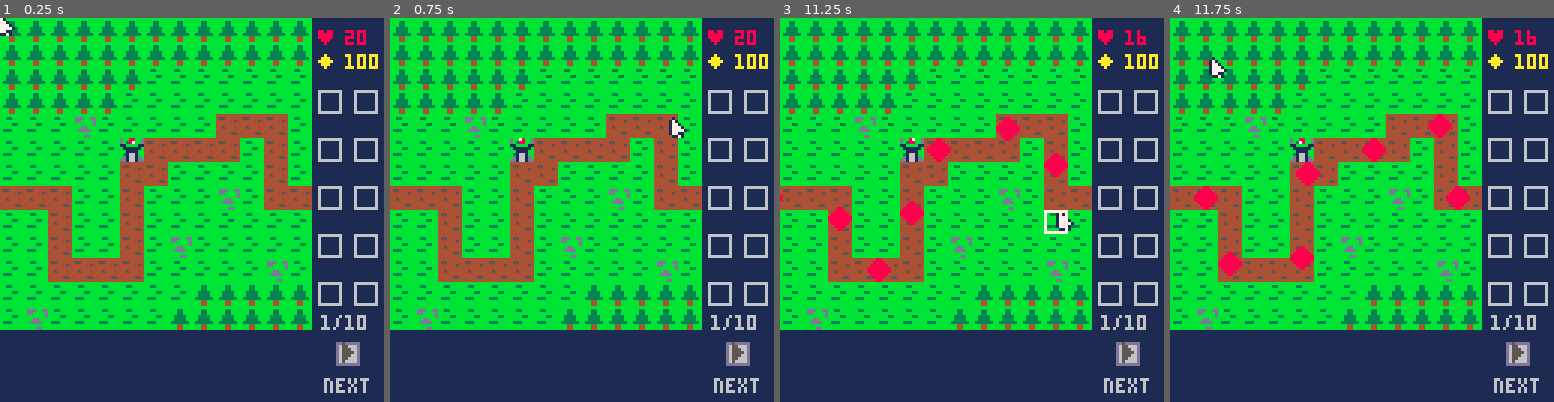
Above: before the commit, frames 1-4 (left to right).
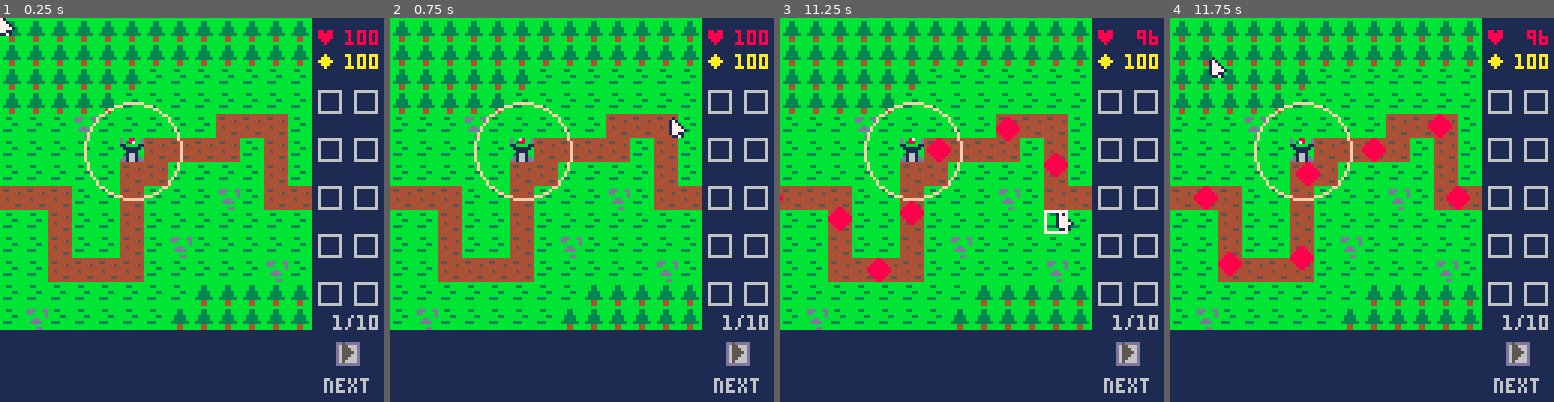
Above: after the commit, the same moments.

Repository: electricbrass/td-pico-8
Game: PICO-8 cartridge td.p8
Two runs of this game, one before a commit and one after it. Both use one fixed random seed, a clock stepped at 60 frames per second and the inputs below.
Inputs (mouse positions are in pixels of both pictures, inside the frame that each line leads up to):
- Up to frame 1 (0.25 s): no input
- Up to frame 2 (0.75 s): click (670, 121) at 0.67 s
- Up to frame 3 (11.25 s): click (826, 267) at 1.22 s; click (887, 114) at 1.77 s; click (952, 259) at 2.32 s; click (1014, 106) at 2.87 s; click (1075, 256) at 3.42 s; click (841, 102) at 3.97 s; click (902, 248) at 4.52 s; click (964, 94) at 5.07 s; click (1029, 244) at 5.62 s; click (1091, 90) at 6.17 s; click (856, 236) at 6.72 s; click (918, 83) at 7.27 s; click (979, 229) at 7.82 s; click (1044, 79) at 8.37 s; click (1106, 225) at 8.92 s; click (868, 71) at 9.47 s; click (933, 217) at 10.02 s; click (995, 64) at 10.57 s; click (1060, 213) at 11.12 s
- Up to frame 4 (11.75 s): click (1212, 60) at 11.67 s

The runs differ from the first frame. In frame 1, 0.9% of the frame differs, in the area x 21-99%, y 3-82%; in frame 2, 0.9%; in frame 3, 1.0%; in frame 4, 1.0%.

Commit message:
better text alignment in hud

Diff:
--- a/td.p8
+++ b/td.p8
@@ -19,13 +19,13 @@
 	-- hud
 	spr(05,112,108)
 	-- want to align the / the same in 1 vs 2 digit round numbers
-	print(round.."/"..maxround, 107, 99, 6)
+	print(round, 115 - #tostr(round) * 4, 99, 6)
+	print("/"..maxround, 115, 99, 6)
 	print("next",108,120,6)
 	print("♥",105,4,8)
-	-- might want to align lives and cash to the right
-	print(lives, 115,4,8)
+	print(lives, 127 - #tostr(lives) * 4,4,8)
 	print("◆",105,12,10)
-	print(cash, 115,12,10)
+	print(cash, 127 - #tostr(cash) * 4,12,10)
 	for i = 0, 68, 16 do
 		rect(106,i+24,113,i+31,6)
 		rect(118,i+24,125,i+31,6)
@@ -55,7 +55,7 @@
 function initgame()
 	enemies = {}
 	towers = {}
-	lives = 20
+	lives = 100
 	cash = 100
 	round = 1
 	maxround = 10
@@ -133,7 +133,7 @@
 -- towers
 
 tower_types = {
-	{"magic", 7, 4, 10},
+	{"magic", 7, 4, 16},
 	{"basic"}
 }
 
@@ -168,6 +168,9 @@
 		if framecount % 7 == 0 then
 			t.sproffset += 1
 			t.sproffset %= t.frames
+		end
+		if true then
+			circ(t.px + 4, t.py + 4, t.range, 15)
 		end
 	end
 end
